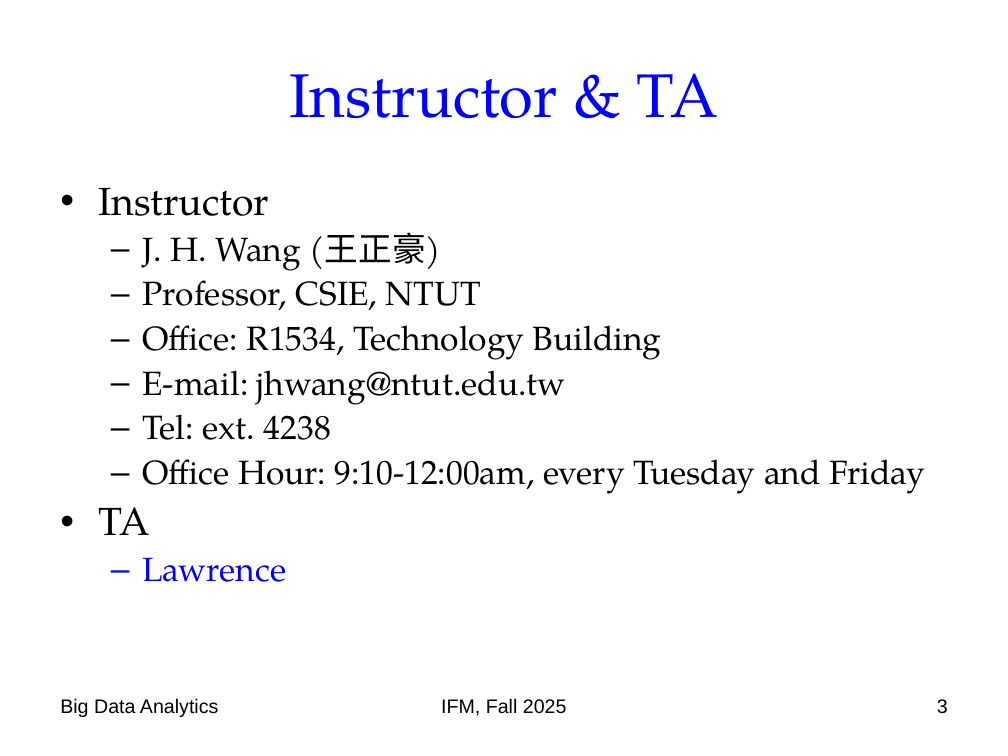
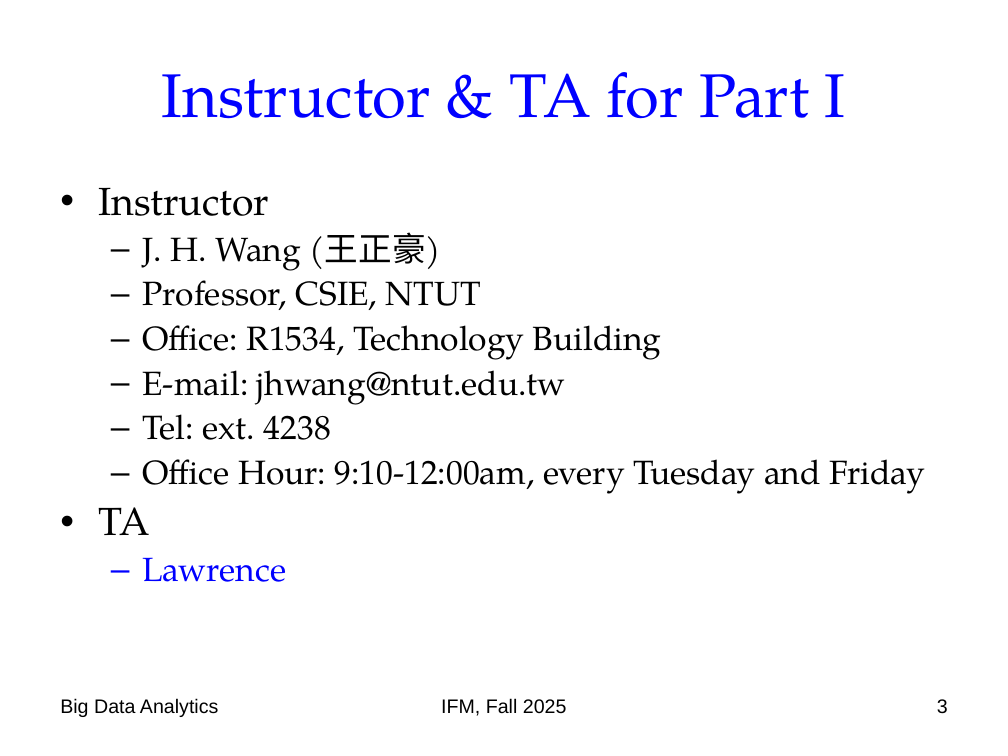
Before and after one commit to chriswjh/chriswjh.github.io, a slide deck: slide 3 of BDA_IFM/00-overview.ppt. Drawn at 1008x756 pixels with LibreOffice and Linux fonts; fonts in the diff are those of the drawing. Boxes give left, top, right and bottom in pixels: in the first picture for what was removed or moved away, otherwise in the second. Text is boxed around its words. In the diff, an @@ line names an element or a change of style, - is before the commit and + after.

```diff
--- a/BDA_IFM/00-overview.ppt
+++ b/BDA_IFM/00-overview.ppt
@@ title at [162,72,846,119]: text changed @@
-Instructor & TA
+Instructor & TA for Part I
```
Also in this commit, not shown: 2 other slides changed.
